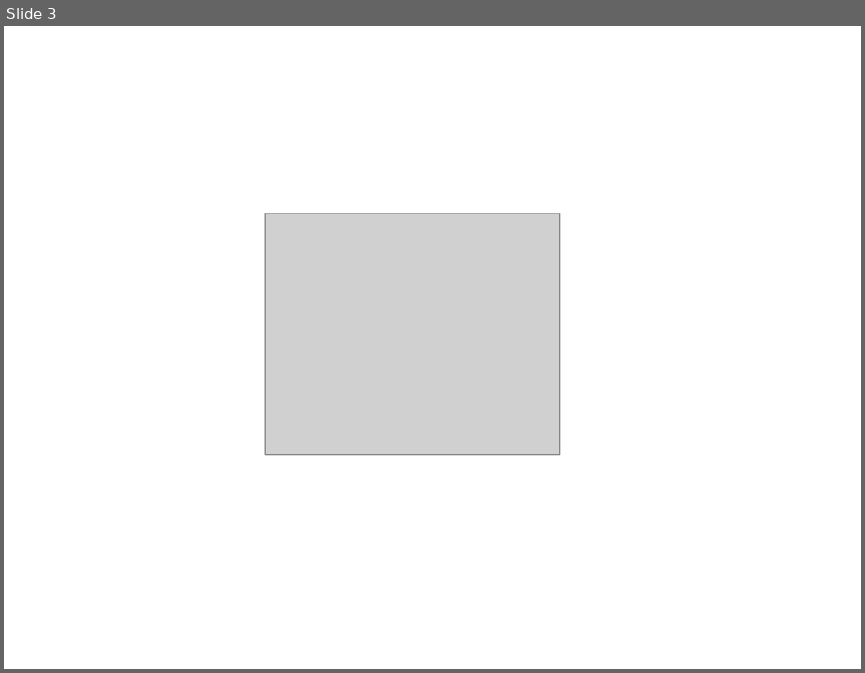
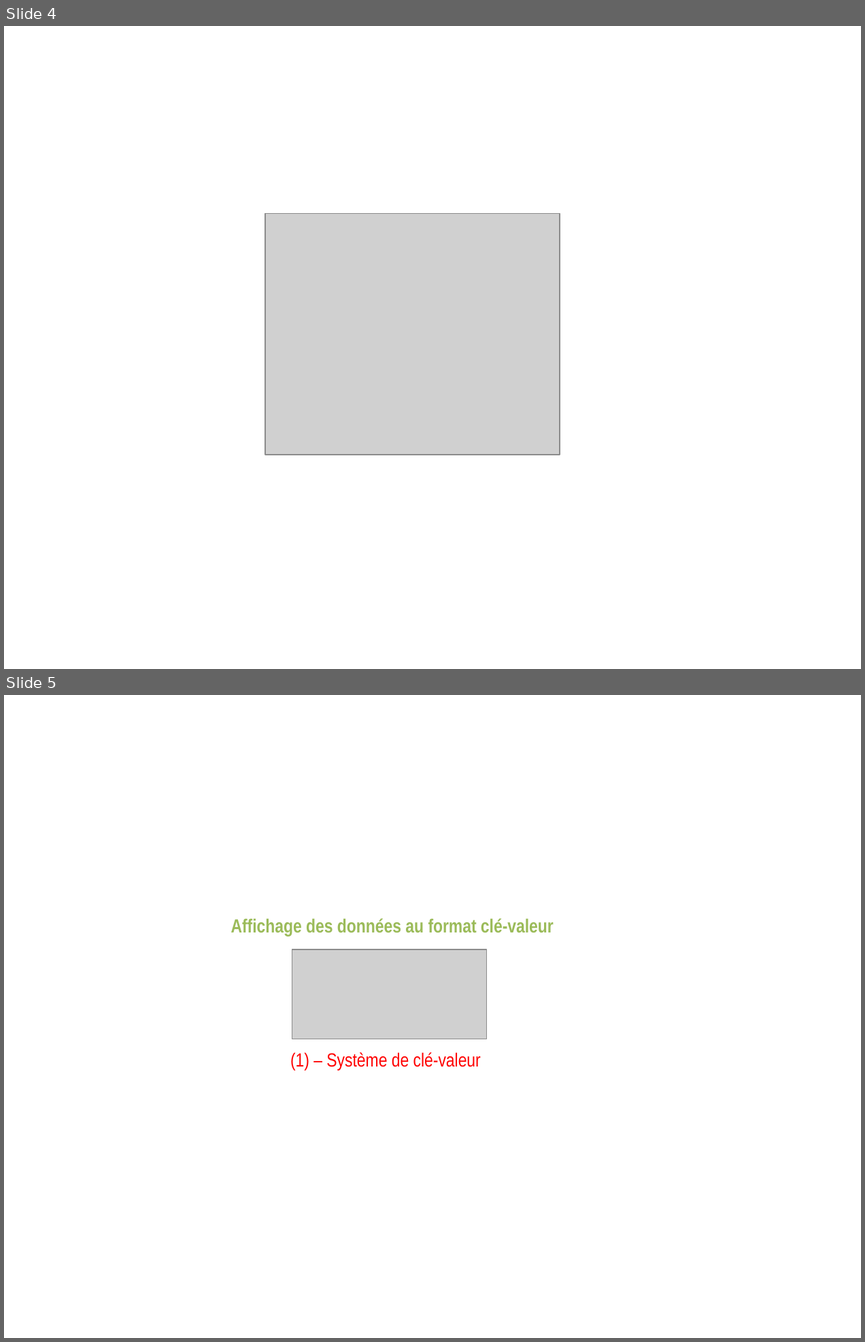
Before and after one commit to gkesse/ReadyDev, a slide deck: data/img/defaults/zPaint.pptx. Shown one above the other, each under a label of ours: slide 3 before the commit, slides 4 and 5 after it. The pictures are 865x673 and 865x1342 pixels, drawn with LibreOffice and Linux fonts; fonts in the diff are those of the drawing; grey boxes stand for pictures. Boxes give left, top, right and bottom in pixels: in the first picture for what was removed or moved away, otherwise in the second. Text is boxed around its words. In the diff, an @@ line names an element or a change of style, - is before the commit and + after.

```diff
--- a/data/img/defaults/zPaint.pptx
+++ b/data/img/defaults/zPaint.pptx
@@ slide 5 added at <box>4,695,861,1338</box>, background #FFFFFF @@
@@ text added at <box>231,918,553,936</box>, 16 pt, text #9BBB59, bold @@
+Affichage des données au format clé-valeur
@@ picture added at <box>292,949,486,1038</box> @@
@@ text added at <box>290,1052,481,1070</box>, 16 pt, text #FF0000 @@
+(1) – Système de clé-valeur
@@ what was slide 3 is now slide 4 @@
```
Also in this commit, not shown: 2 other slides added, 14 other files.
